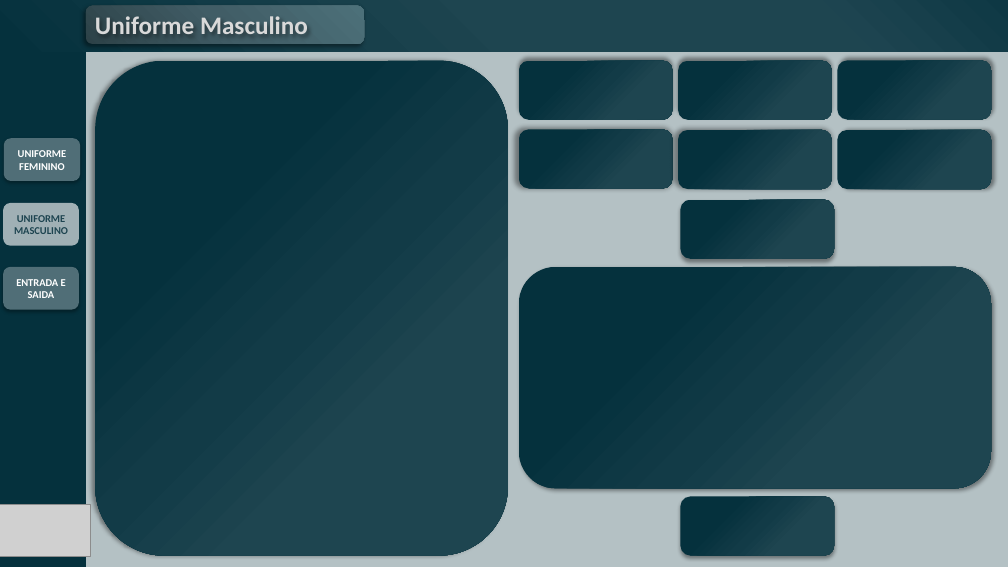
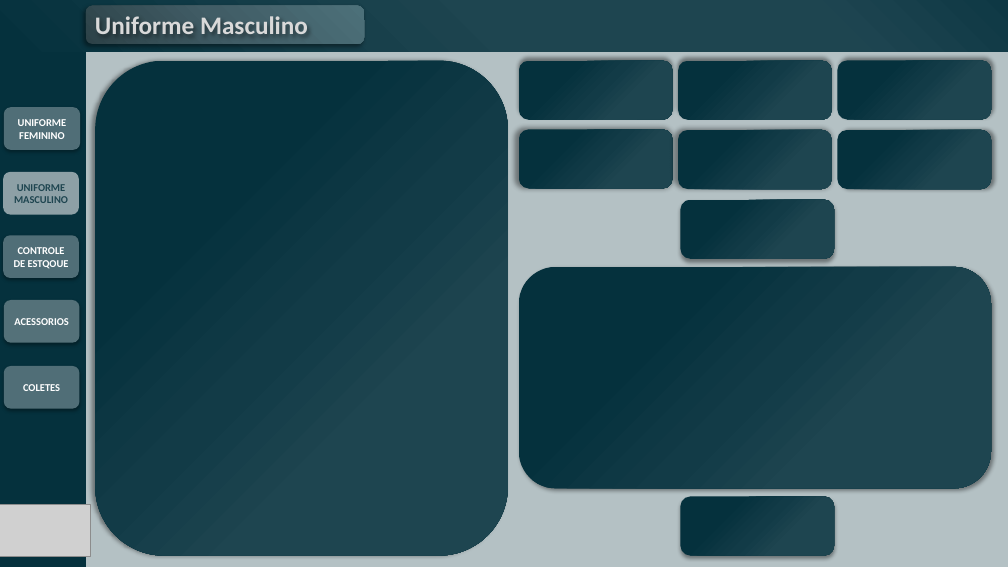
Before and after one commit to ToltalTouch/projeto_BI-ALMOXARIFADO, a slide deck: slide 11 of Apresentação1 4 1.pptx. Drawn at 1008x567 pixels with LibreOffice and Linux fonts; fonts in the diff are those of the drawing; grey boxes stand for pictures. Boxes give left, top, right and bottom in pixels: in the first picture for what was removed or moved away, otherwise in the second. Text is boxed around its words. In the diff, an @@ line names an element or a change of style, - is before the commit and + after.

```diff
--- a/Apresentação1 4 1.pptx
+++ b/Apresentação1 4 1.pptx
@@ rounded rectangle "UNIFORME FEMININO" moved from (x1=4, y1=138, x2=80, y2=181) to (x1=4, y1=107, x2=80, y2=150) @@
@@ rounded rectangle "UNIFORME MASCULINO" moved from (x1=3, y1=203, x2=79, y2=246) to (x1=3, y1=172, x2=79, y2=215) @@
@@ rounded rectangle "UNIFORME MASCULINO" at (x1=3, y1=172, x2=79, y2=215): text colour #1D4450 to #1E4550; fill #A0B0B5 to #8DA0A6 @@
@@ rounded rectangle added at (x1=3, y1=235, x2=79, y2=278), fill #506E77, 10 pt, text #FFFFFF, bold @@
+CONTROLE DE ESTQOUE
@@ rounded rectangle removed at (x1=3, y1=267, x2=79, y2=310) @@
-ENTRADA E SAIDA
@@ rounded rectangle added at (x1=4, y1=300, x2=79, y2=343), fill #547179, 10 pt, text #FFFFFF, bold @@
+ACESSORIOS
@@ rounded rectangle added at (x1=4, y1=366, x2=79, y2=409), fill #506E77, 10 pt, text #FFFFFF, bold @@
+COLETES
```
Also in this commit, not shown: 4 other slides changed, 8 other files.
